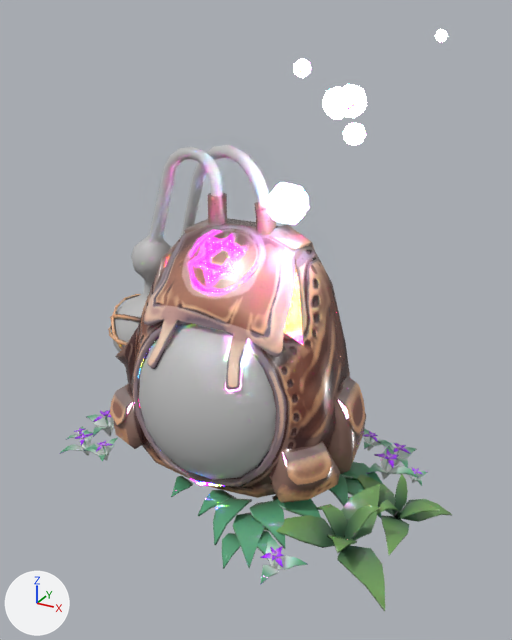
One commit to the FBX model VKJam/Assets/Models/Castom/Cauldron/Backpack.fbx: the scene before it, then after it.
Both versions are drawn from a 50 mm lens placed at (0.74, -1.159, 1.086), pointed at (0.057, 0.083, 0.465). The lights are fixed; the arrows at lower left show +X, +Y and +Z. Where no turn or scale is listed for an object, it has been applied to the vertices.

In view in the first picture: 'Backpack'.
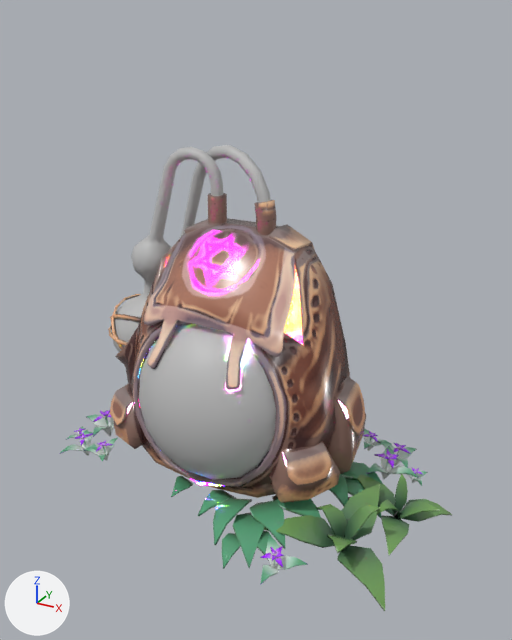
The newer file is also rescaled (x0.936), turned or shifted as a whole; pictures and numbers use the older file's frame.

Edits to the bpy script that builds the scene:
```text
Change me_mesh:
    where me_mesh.from_pydata(...)  # 3430 vertices, 4475 faces; spans x -0.457..0.507, y -0.361..0.35, z -0.019..0.993
    used by ob_backpack; location = (-0.001, 0.109, 0.055)
    me_mesh part 1: the loose piece of 41 vertices spanning x 0.176..0.266, y -0.015..0.051, z 0.838..0.904 is deleted
    me_mesh part 2: the loose piece of 26 vertices spanning x 0.189..0.235, y 0.081..0.124, z 0.779..0.822 is deleted
    me_mesh part 3: the loose piece of 26 vertices spanning x 0.117..0.151, y -0.002..0.033, z 0.91..0.946 is deleted
    me_mesh part 4: the loose piece of 26 vertices spanning x 0.314..0.338, y 0.245..0.269, z 0.968..0.993 is deleted
    me_mesh part 5: the loose piece of 26 vertices spanning x 0.112..0.193, y -0.114..-0.034, z 0.651..0.73 is deleted
```

Boxes [x1, y1, x2, y2] around the edits, measured in the pictures (512 x 640 px):
'Backpack', reshaped (20% shorter)
    before: [60, 29, 453, 611]
    after: [60, 145, 453, 611]
part 1 of me_mesh, deleted
    before: [322, 84, 367, 119]
part 2 of me_mesh, deleted
    before: [342, 123, 366, 145]
part 3 of me_mesh, deleted
    before: [293, 58, 311, 78]
part 4 of me_mesh, deleted
    before: [435, 29, 448, 42]
part 5 of me_mesh, deleted
    before: [266, 182, 309, 225]
